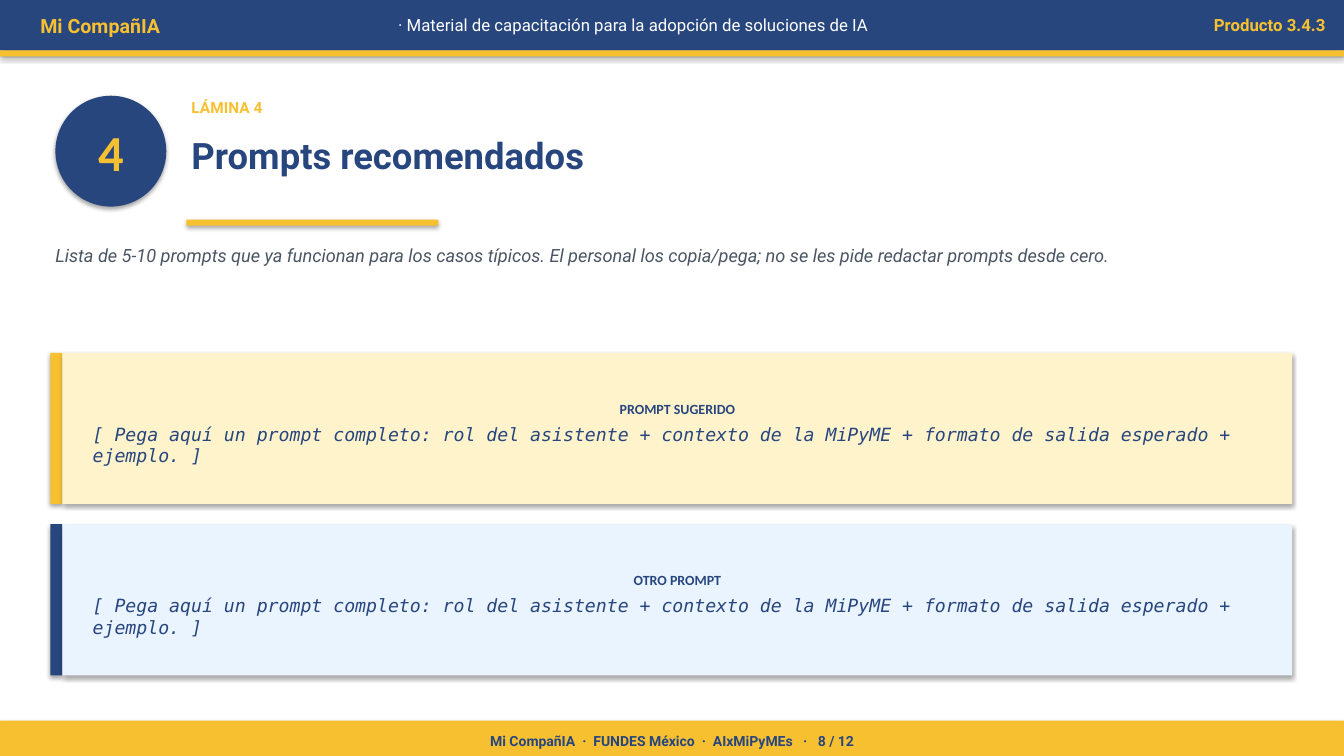
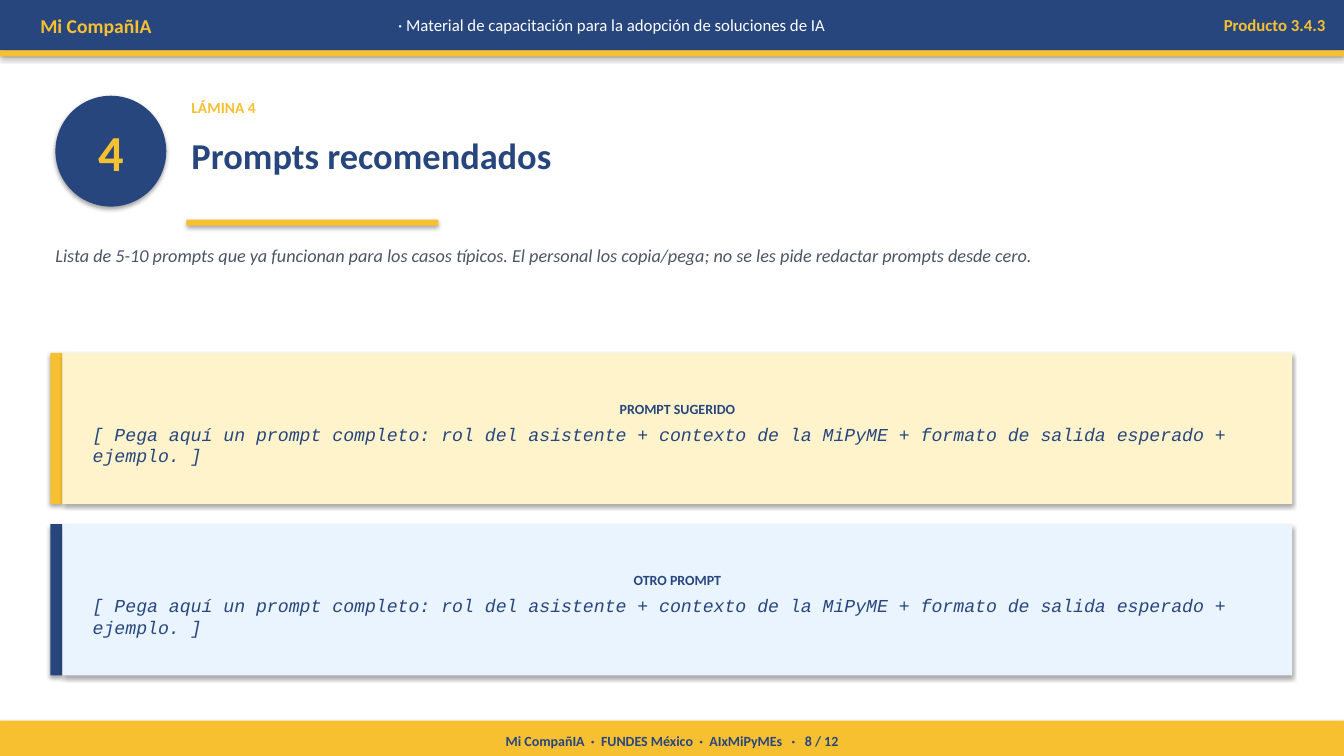
Before and after one commit to oymguerrero/manuales-ec-fundes, a slide deck: slide 8 of estandar-a/templates/3-4-3-material-capacitacion.pptx. Drawn at 1344x756 pixels with LibreOffice and Linux fonts; fonts in the diff are those of the drawing. Boxes give left, top, right and bottom in pixels: in the first picture for what was removed or moved away, otherwise in the second. Text is boxed around its words. In the diff, an @@ line names an element or a change of style, - is before the commit and + after.

```diff
--- a/estandar-a/templates/3-4-3-material-capacitacion.pptx
+++ b/estandar-a/templates/3-4-3-material-capacitacion.pptx
@@ text in rectangle at <box>93,428,1204,466</box>: font DejaVu Sans Mono to Courier New in "[ Pega aquí un prompt completo: rol ..." @@
@@ text in rectangle at <box>93,599,1204,638</box>: font DejaVu Sans Mono to Courier New @@
@@ font Roboto to Calibri in 7 elements at <box>40,19,152,36</box>, <box>406,19,825,34</box>, <box>1224,19,1325,31</box>, <box>191,100,256,113</box>, <box>191,143,551,175</box>, <box>55,249,1031,265</box>, <box>506,736,838,749</box> @@
```
Also in this commit, not shown: 11 other slides changed, 52 other files.
